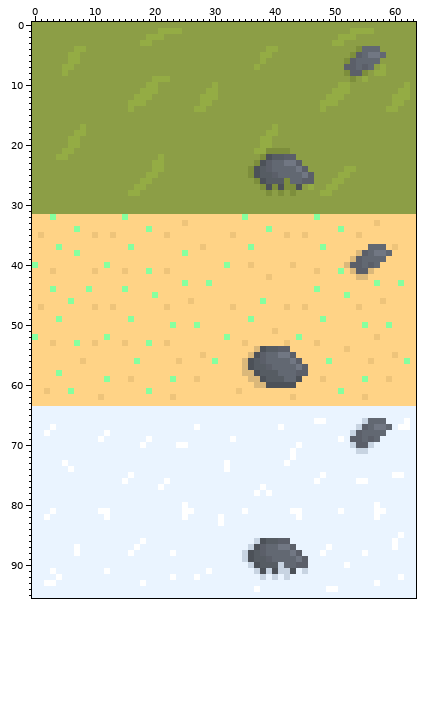
File history of a pixel-art file, assets/sprites/ground/grass.aseprite. Above, as it was before the edit.
64x96 pixels, 1 frame. Colours within 5 levels of each other are drawn and written as one.
Now the later version:
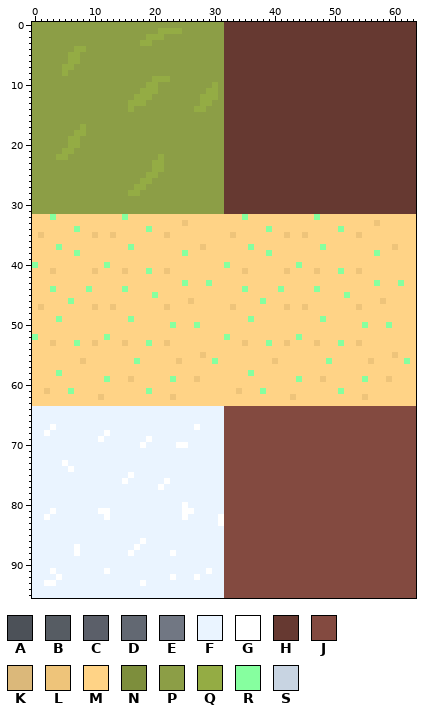
Palette (. is transparent): A #4c5158  B #565c63  C #5b5f69  D #626872  E #717783  F #eaf4ff  G #ffffff  H #663931  J #834a40  K #dbb87a  L #eec47a  M #ffd386  N #7d8e3c  P #8c9e46  Q #94ac44  R #86ff9f  S #c8d4e2
Changes in this commit:
Changed rows in their new state; - is an unchanged pixel.
first column x 32:
 0 HHHHHHHHHHHHHHHHHHHHHHHHHHHHHHHH
 1 HHHHHHHHHHHHHHHHHHHHHHHHHHHHHHHH
 2 HHHHHHHHHHHHHHHHHHHHHHHHHHHHHHHH
 3 HHHHHHHHHHHHHHHHHHHHHHHHHHHHHHHH
 4 HHHHHHHHHHHHHHHHHHHHHHHHHHHHHHHH
 5 HHHHHHHHHHHHHHHHHHHHHHHHHHHHHHHH
 6 HHHHHHHHHHHHHHHHHHHHHHHHHHHHHHHH
 7 HHHHHHHHHHHHHHHHHHHHHHHHHHHHHHHH
 8 HHHHHHHHHHHHHHHHHHHHHHHHHHHHHHHH
 9 HHHHHHHHHHHHHHHHHHHHHHHHHHHHHHHH
10 HHHHHHHHHHHHHHHHHHHHHHHHHHHHHHHH
11 HHHHHHHHHHHHHHHHHHHHHHHHHHHHHHHH
12 HHHHHHHHHHHHHHHHHHHHHHHHHHHHHHHH
13 HHHHHHHHHHHHHHHHHHHHHHHHHHHHHHHH
14 HHHHHHHHHHHHHHHHHHHHHHHHHHHHHHHH
15 HHHHHHHHHHHHHHHHHHHHHHHHHHHHHHHH
16 HHHHHHHHHHHHHHHHHHHHHHHHHHHHHHHH
17 HHHHHHHHHHHHHHHHHHHHHHHHHHHHHHHH
18 HHHHHHHHHHHHHHHHHHHHHHHHHHHHHHHH
19 HHHHHHHHHHHHHHHHHHHHHHHHHHHHHHHH
20 HHHHHHHHHHHHHHHHHHHHHHHHHHHHHHHH
21 HHHHHHHHHHHHHHHHHHHHHHHHHHHHHHHH
22 HHHHHHHHHHHHHHHHHHHHHHHHHHHHHHHH
23 HHHHHHHHHHHHHHHHHHHHHHHHHHHHHHHH
24 HHHHHHHHHHHHHHHHHHHHHHHHHHHHHHHH
25 HHHHHHHHHHHHHHHHHHHHHHHHHHHHHHHH
26 HHHHHHHHHHHHHHHHHHHHHHHHHHHHHHHH
27 HHHHHHHHHHHHHHHHHHHHHHHHHHHHHHHH
28 HHHHHHHHHHHHHHHHHHHHHHHHHHHHHHHH
29 HHHHHHHHHHHHHHHHHHHHHHHHHHHHHHHH
30 HHHHHHHHHHHHHHHHHHHHHHHHHHHHHHHH
31 HHHHHHHHHHHHHHHHHHHHHHHHHHHHHHHH
first column x 35:
37 ---------------------MMM-
38 ----R--------------MMMRMM
39 ------------------MMMMMM-
40 -M------MR-------MMMMMM--
41 L------L----------MLMM---
42 ----M--------------MM----
44 R-----R------------------
first column x 32:
51 --------M-----------------------
52 -------------------------M------
53 -------R-----------R--L---------
54 -----MMMMMM---------M-----------
55 ----MMMMMMMM--------------------
56 ---MMMMMLMMMM-------------------
57 ---MMMMMMMMMMM------------------
58 ---MRMMMMMMMMM------------------
59 ----MMMMMMMMR-------------------
60 -----MMMMMMM--------------------
61 ------R-------------------------
64 JJJJJJJJJJJJJJJJJJJJJJJJJJJJJJJJ
65 JJJJJJJJJJJJJJJJJJJJJJJJJJJJJJJJ
66 JJJJJJJJJJJJJJJJJJJJJJJJJJJJJJJJ
67 JJJJJJJJJJJJJJJJJJJJJJJJJJJJJJJJ
68 JJJJJJJJJJJJJJJJJJJJJJJJJJJJJJJJ
69 JJJJJJJJJJJJJJJJJJJJJJJJJJJJJJJJ
70 JJJJJJJJJJJJJJJJJJJJJJJJJJJJJJJJ
71 JJJJJJJJJJJJJJJJJJJJJJJJJJJJJJJJ
72 JJJJJJJJJJJJJJJJJJJJJJJJJJJJJJJJ
73 JJJJJJJJJJJJJJJJJJJJJJJJJJJJJJJJ
74 JJJJJJJJJJJJJJJJJJJJJJJJJJJJJJJJ
75 JJJJJJJJJJJJJJJJJJJJJJJJJJJJJJJJ
76 JJJJJJJJJJJJJJJJJJJJJJJJJJJJJJJJ
77 JJJJJJJJJJJJJJJJJJJJJJJJJJJJJJJJ
78 JJJJJJJJJJJJJJJJJJJJJJJJJJJJJJJJ
79 JJJJJJJJJJJJJJJJJJJJJJJJJJJJJJJJ
80 JJJJJJJJJJJJJJJJJJJJJJJJJJJJJJJJ
81 JJJJJJJJJJJJJJJJJJJJJJJJJJJJJJJJ
82 JJJJJJJJJJJJJJJJJJJJJJJJJJJJJJJJ
83 JJJJJJJJJJJJJJJJJJJJJJJJJJJJJJJJ
84 JJJJJJJJJJJJJJJJJJJJJJJJJJJJJJJJ
85 JJJJJJJJJJJJJJJJJJJJJJJJJJJJJJJJ
86 JJJJJJJJJJJJJJJJJJJJJJJJJJJJJJJJ
87 JJJJJJJJJJJJJJJJJJJJJJJJJJJJJJJJ
88 JJJJJJJJJJJJJJJJJJJJJJJJJJJJJJJJ
89 JJJJJJJJJJJJJJJJJJJJJJJJJJJJJJJJ
90 JJJJJJJJJJJJJJJJJJJJJJJJJJJJJJJJ
91 JJJJJJJJJJJJJJJJJJJJJJJJJJJJJJJJ
92 JJJJJJJJJJJJJJJJJJJJJJJJJJJJJJJJ
93 JJJJJJJJJJJJJJJJJJJJJJJJJJJJJJJJ
94 JJJJJJJJJJJJJJJJJJJJJJJJJJJJJJJJ
95 JJJJJJJJJJJJJJJJJJJJJJJJJJJJJJJJ
